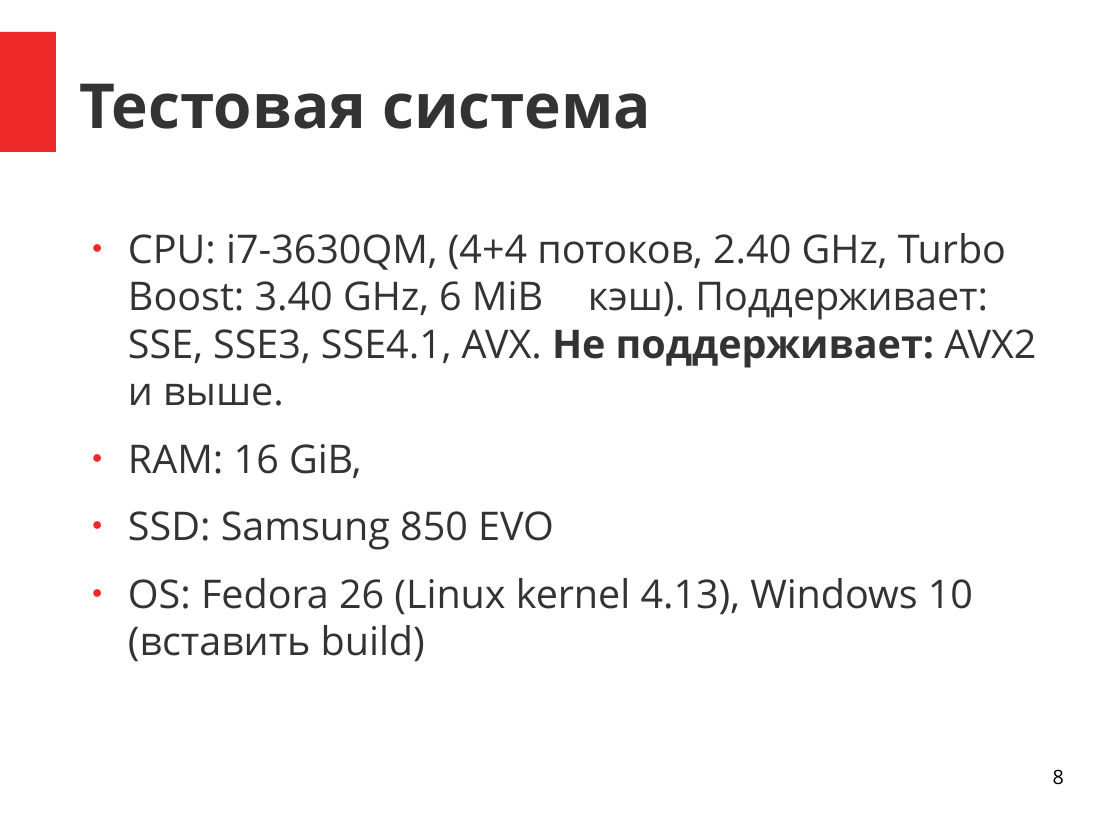
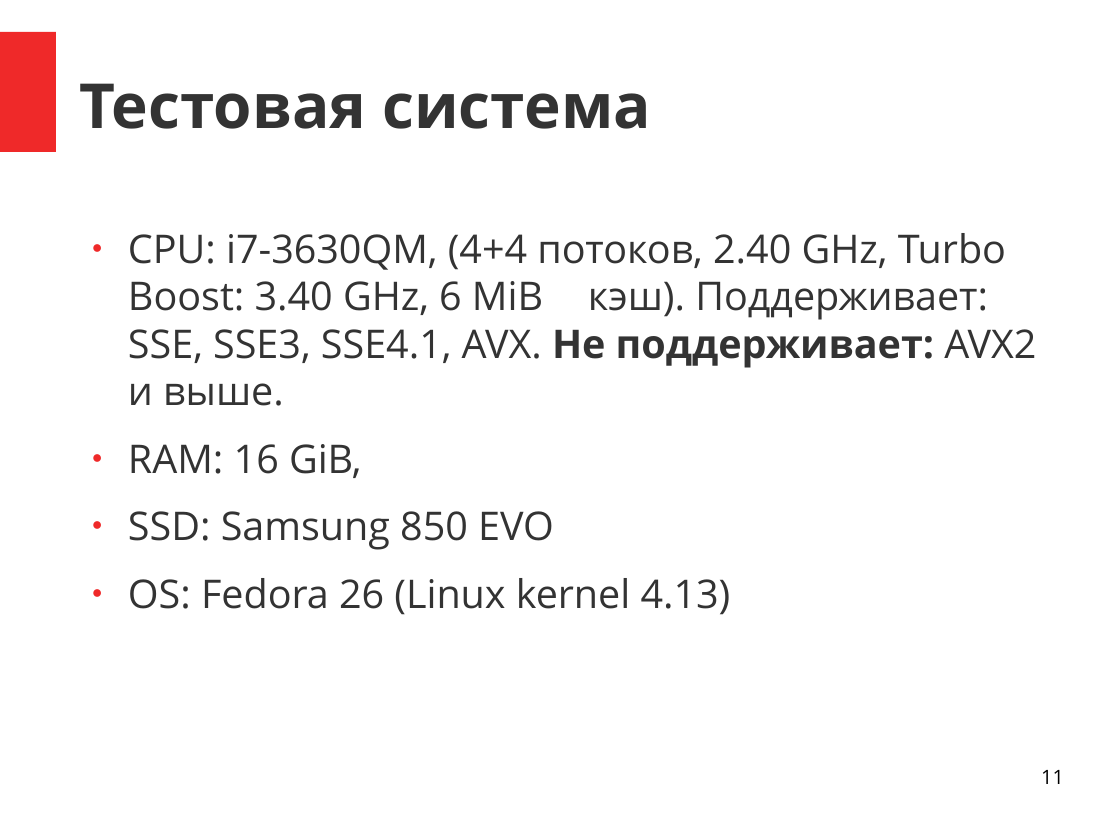
Before and after one commit to zamazan4ik/ConfsANDProps, a slide deck: slide 11 of Conferences/CppNizhniyNovg2017/Compiler benchmark.odp (slide 8 before the commit). Drawn at 1120x840 pixels with LibreOffice and Linux fonts; fonts in the diff are those of the drawing. Boxes give left, top, right and bottom in pixels: in the first picture for what was removed or moved away, otherwise in the second. Text is boxed around its words. In the diff, an @@ line names an element or a change of style, - is before the commit and + after.

```diff
--- a/Conferences/CppNizhniyNovg2017/Compiler benchmark.odp
+++ b/Conferences/CppNizhniyNovg2017/Compiler benchmark.odp
@@ text at [128, 578, 731, 615]: text changed @@
-● OS: Fedora 26 (Linux kernel 4.13), Windows 10 (вставить build)
+● OS: Fedora 26 (Linux kernel 4.13)
@@ page number at [1041, 770, 1064, 784]: text changed @@
-8
+11
```
Also in this commit, not shown: 3 other slides changed, 20 slides added, 6 slides removed, 1 other file.
